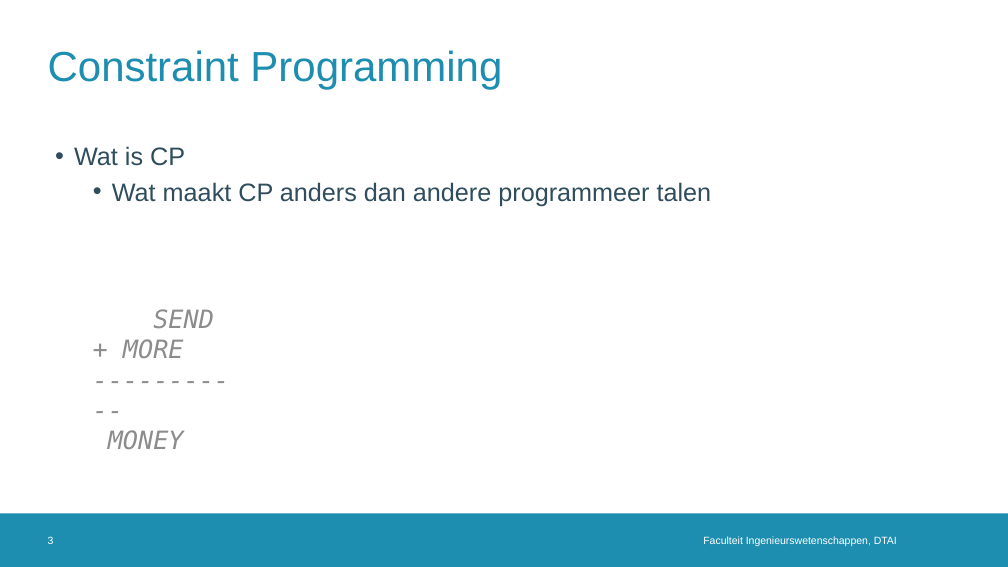
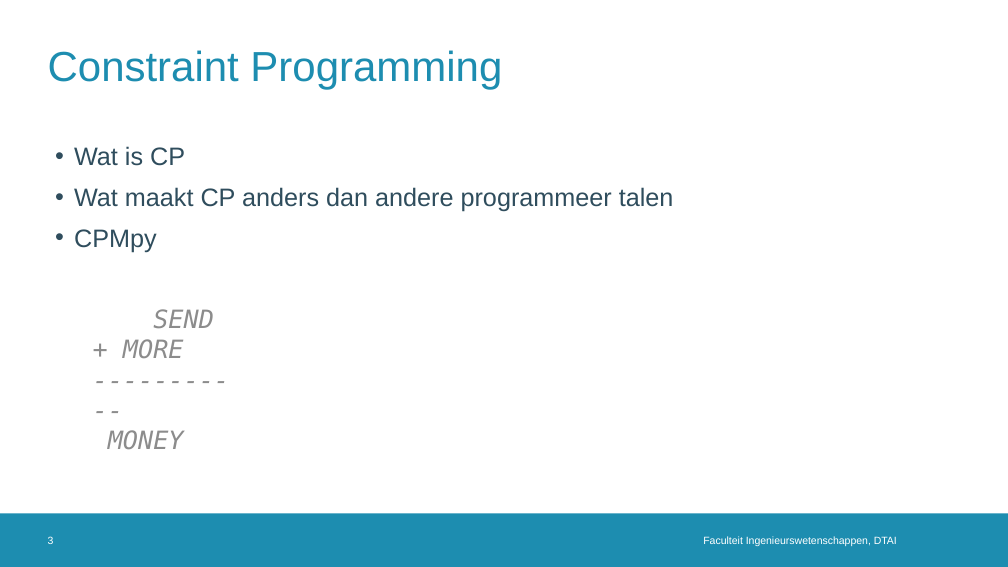
Before and after one commit to rubenkindt/Masterproef-paper-RubenKindt, a slide deck: slide 3 of Milestones/M3 december presentation/M3.pptx. Drawn at 1008x567 pixels with LibreOffice and Linux fonts; fonts in the diff are those of the drawing; background and template pictures are left out. Boxes give left, top, right and bottom in pixels: in the first picture for what was removed or moved away, otherwise in the second. Text is boxed around its words. In the diff, an @@ line names an element or a change of style, - is before the commit and + after.

```diff
--- a/Milestones/M3 december presentation/M3.pptx
+++ b/Milestones/M3 december presentation/M3.pptx
@@ text at (74, 187, 674, 212): list level 2 to 1 in "Wat maakt CP anders dan ..." @@
@@ text at (74, 229, 157, 253): paragraph added @@
+• CPMpy
```
Also in this commit, not shown: 9 other slides changed, 7 slides added, 1 other file.
